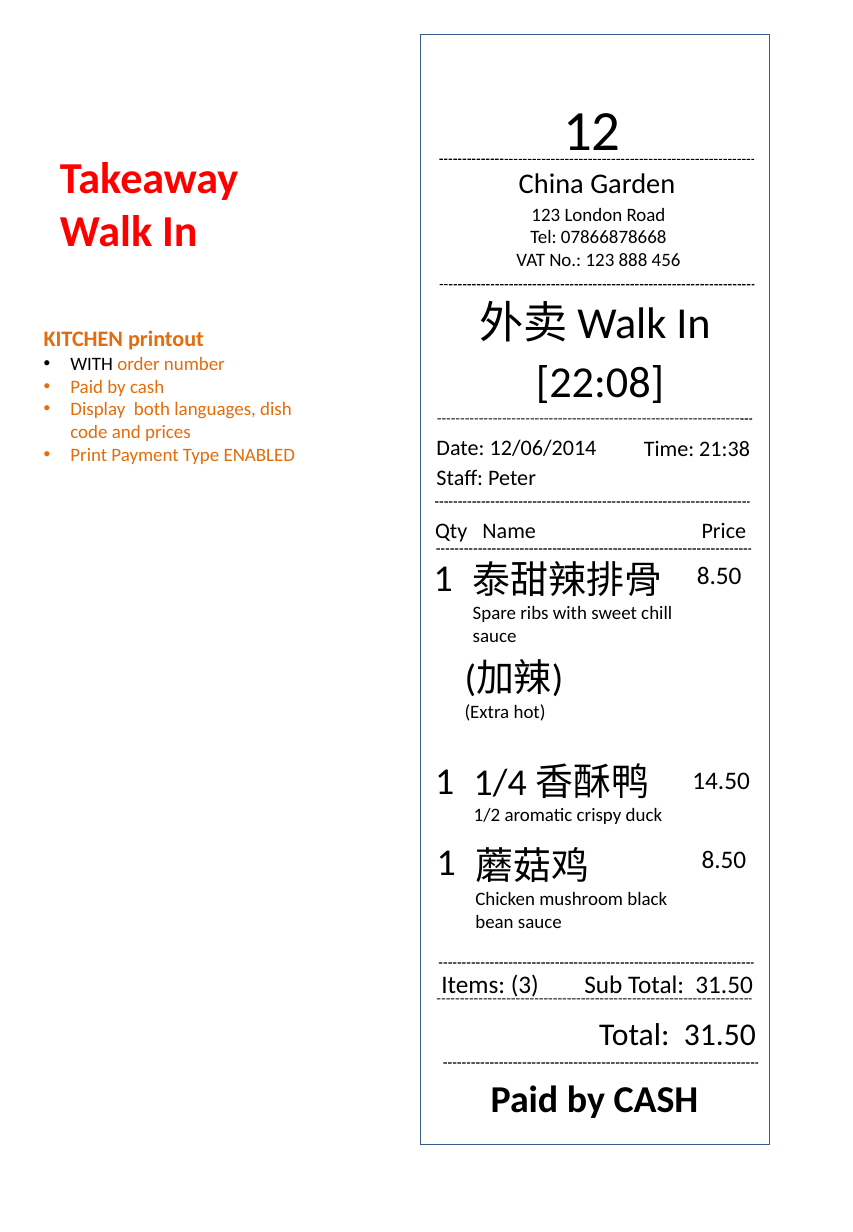
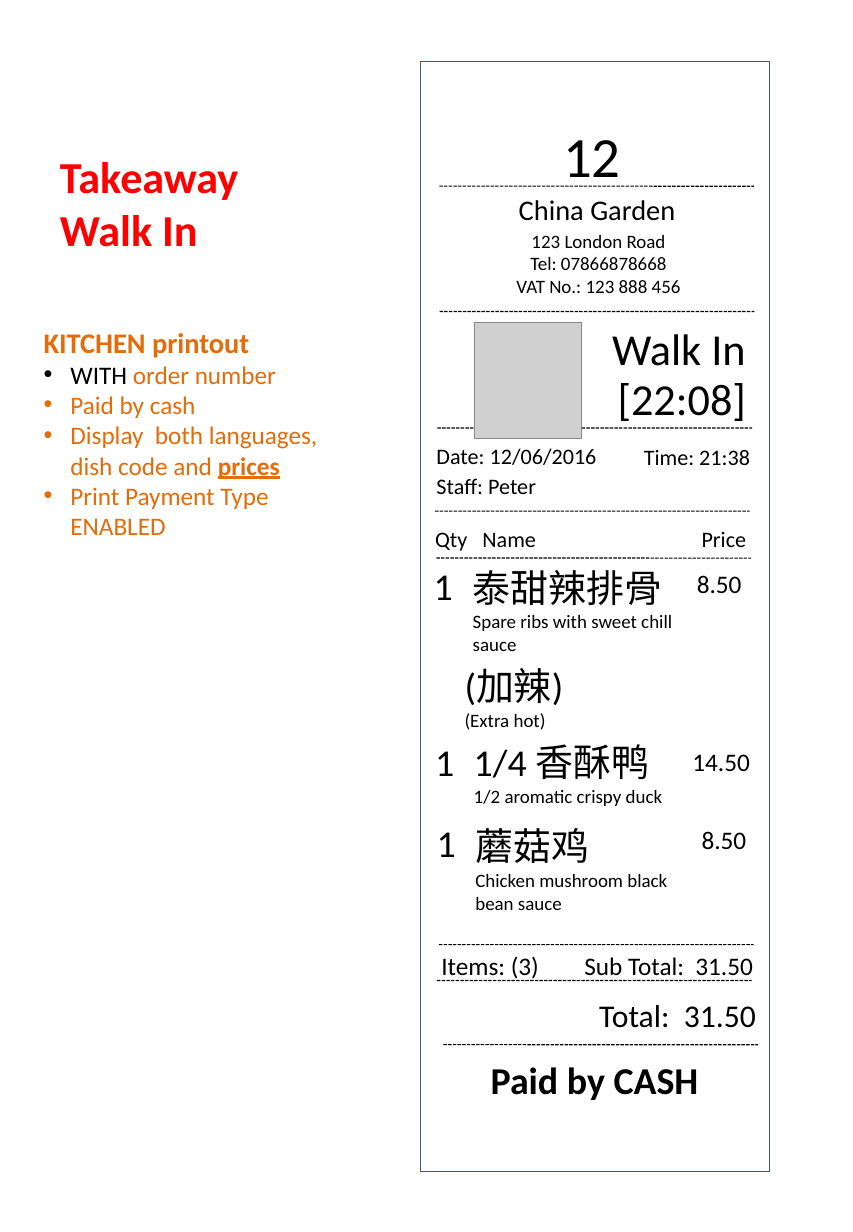
Before and after one commit to lokerchen/superpos-1.0, a slide deck: slide 2 of Doc/Order Bills Format - Counter & Kitchen/SuperPOS order bill layout - KITCHEN Printout 2015 July.ppt. Drawn at 853x1232 pixels with LibreOffice and Linux fonts; fonts in the diff are those of the drawing; grey boxes stand for pictures. Boxes give left, top, right and bottom in pixels: in the first picture for what was removed or moved away, otherwise in the second. Text is boxed around its words. In the diff, an @@ line names an element or a change of style, - is before the commit and + after.

```diff
--- a/Doc/Order Bills Format - Counter & Kitchen/SuperPOS order bill layout - KITCHEN Printout 2015 July.ppt
+++ b/Doc/Order Bills Format - Counter & Kitchen/SuperPOS order bill layout - KITCHEN Printout 2015 July.ppt
@@ 2 texts, 1 rectangle moved together from (x1=420, y1=34, x2=769, y2=1144) to (x1=420, y1=60, x2=769, y2=1170) @@
@@ 2 lines, 1 text moved together from (x1=439, y1=159, x2=754, y2=284) to (x1=439, y1=187, x2=754, y2=312) @@
@@ text "KITCHEN printout" at (x1=44, y1=333, x2=318, y2=535): size 14 to 18 pt in "KITCHEN printout"; size 12 to 16 pt in "WITH order number", "Paid by cash", "Display both languages, dish code and prices", "Print Payment Type ENABLED"; bold on, underline on in "prices" @@
@@ picture added at (x1=474, y1=322, x2=581, y2=439) @@
@@ text at (x1=612, y1=334, x2=745, y2=366): text changed @@
-外卖 Walk In
+Walk In
@@ text "[22:08]" moved from (x1=536, y1=365, x2=664, y2=403) to (x1=618, y1=383, x2=746, y2=421) @@
@@ text at (x1=436, y1=448, x2=597, y2=465): text changed @@
-Date: 12/06/2014
+Date: 12/06/2016
@@ 7 texts, 3 lines moved together from (x1=434, y1=419, x2=752, y2=721) to (x1=434, y1=428, x2=752, y2=730) @@
@@ 9 texts, 3 lines moved together from (x1=435, y1=763, x2=759, y2=1118) to (x1=435, y1=744, x2=759, y2=1100) @@
```
Also in this commit, not shown: 7 other slides changed, 1 other file.
